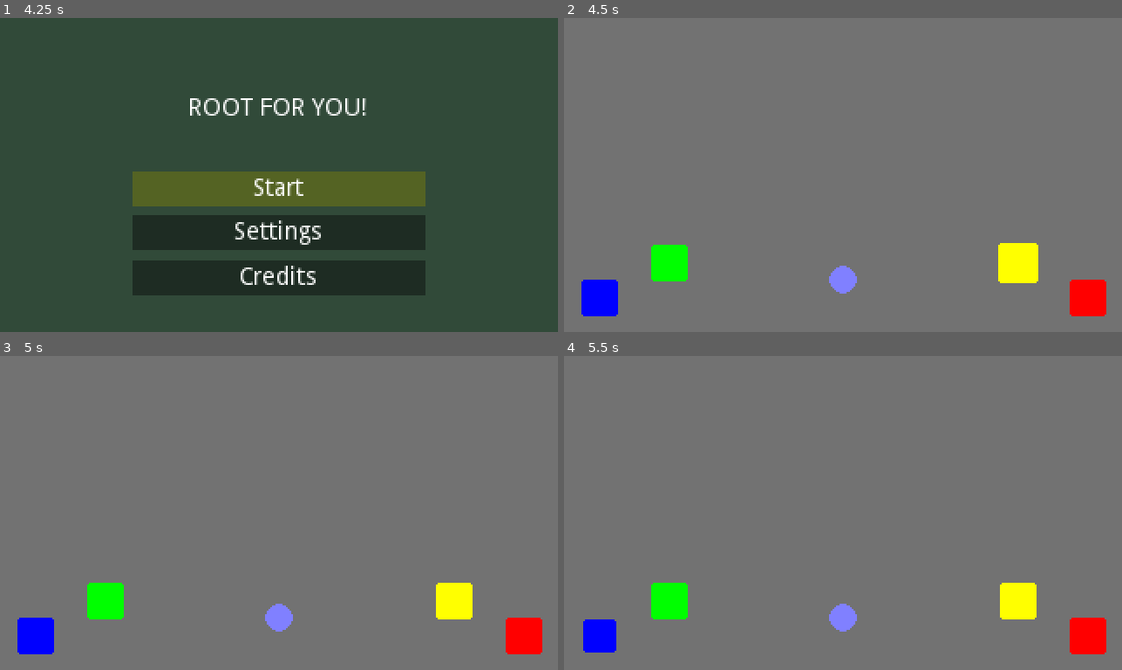
Above: before the commit, frames 1-4 (two rows, left to right).
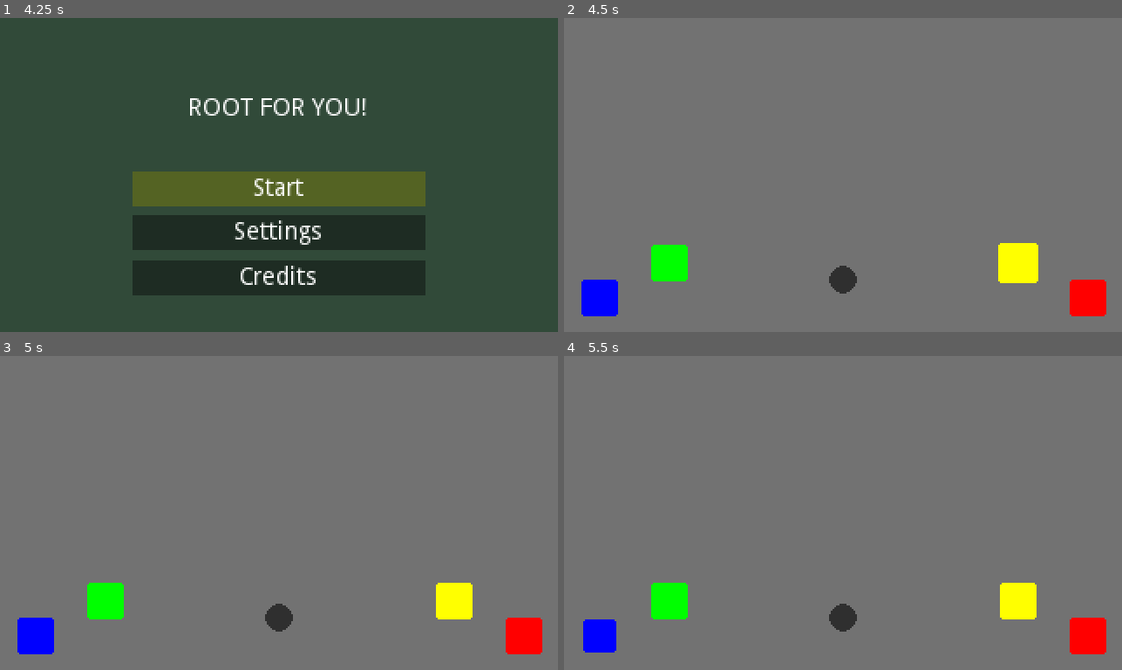
Above: after the commit, the same moments.

Repository: MTareqAzim/root-for-you
Game: Godot game, scene res://scenes/main_scenes/main_game.tscn
Same seed, same stepped clock (60 frames per second), same inputs: the game is played once before the commit and once after it. The engine's default icon, where the game draws it, is replaced by a stand-in: a white triangle on a blue panel in a dark square.
Inputs:
- Up to frame 1 (4.25 s): tap Enter (start) at 0.5, 1.25, 2 s; hold Right (ui_right) 0.53-1.28 s; tap L (attack) at 0.6, 3.05, 3.6 s; tap I (block) at 0.8, 1.35, 3.8 s; hold Backspace (back) 1.28-2.03 s; tap W (heal) at 1.55, 2.1 s; hold Right (ui_right) 2.03-2.78 s; tap A (magic) at 2.3, 2.85 s; hold Up (ui_up) 2.78-3.53 s; hold Left (ui_left) from 3.53 s (still down)
- Up to frame 2 (4.5 s): keep holding Left (ui_left); tap Enter (start) at 4.25 s; tap I (block) at 4.35 s
- Up to frame 3 (5 s): keep holding Left (ui_left); tap W (heal) at 4.55 s
- Up to frame 4 (5.5 s): release Left (ui_left) at 5.03 s; hold Backspace (back) from 5.03 s (still down); tap W (heal) at 5.1 s; tap A (magic) at 5.3 s

Frame 1 is identical in both runs. In frame 2, 0.3% of the frame differs, in the area x 47-53%, y 78-88%; in frame 3, 0.3%; in frame 4, 0.3%.

Commit message:
Set up palette switcher.

Diff:
--- a/assets/palettes.json
+++ b/assets/palettes.json
@@ -1,52 +1,52 @@
 [
     {
-        "heal": "#00ff00",
+        "beat": "#303030",
+		"heal": "#00ff00",
 		"block": "#ffff00",
 		"attack": "#ff0000",
 		"magic": "#0000ff",
 		"crowd": "#ff9900",
-		"beats": "#8080ff",
 		"player": "#5cda5c",
 		"villain": "#990000"
     },
     {
-        "heal": "#ffffff",
-        "block": "#ffffff",
-        "attack": "#ffffff",
-        "magic": "#ffffff",
-        "crowd": "#ffffff",
-        "beats": "#ffffff",
-        "player": "#ffffff",
-        "villain": "#ffffff"
+        "beat": "#303030",
+		"heal": "#00ff00",
+		"block": "#ffff00",
+		"attack": "#ff0000",
+		"magic": "#0000ff",
+		"crowd": "#ff9900",
+		"player": "#5cda5c",
+		"villain": "#990000"
     },
     {
-        "heal": "#ffffff",
-        "block": "#ffffff",
-        "attack": "#ffffff",
-        "magic": "#ffffff",
-        "crowd": "#ffffff",
-        "beats": "#ffffff",
-        "player": "#ffffff",
-        "villain": "#ffffff"
+        "beat": "#303030",
+		"heal": "#00ff00",
+		"block": "#ffff00",
+		"attack": "#ff0000",
+		"magic": "#0000ff",
+		"crowd": "#ff9900",
+		"player": "#5cda5c",
+		"villain": "#990000"
     },
     {
-        "heal": "#ffffff",
-        "block": "#ffffff",
-        "attack": "#ffffff",
-        "magic": "#ffffff",
-        "crowd": "#ffffff",
-        "beats": "#ffffff",
-        "player": "#ffffff",
-        "villain": "#ffffff"
+        "beat": "#303030",
+		"heal": "#00ff00",
+		"block": "#ffff00",
+		"attack": "#ff0000",
+		"magic": "#0000ff",
+		"crowd": "#ff9900",
+		"player": "#5cda5c",
+		"villain": "#990000"
     },
     {
-        "heal": "#ffffff",
-        "block": "#ffffff",
-        "attack": "#ffffff",
-        "magic": "#ffffff",
-        "crowd": "#ffffff",
-        "beats": "#ffffff",
-        "player": "#ffffff",
-        "villain": "#ffffff"
+        "beat": "#303030",
+		"heal": "#00ff00",
+		"block": "#ffff00",
+		"attack": "#ff0000",
+		"magic": "#0000ff",
+		"crowd": "#ff9900",
+		"player": "#5cda5c",
+		"villain": "#990000"
     }
 ]
--- /dev/null
+++ b/scenes/helper_scenes/palette_preview.tscn
@@ -0,0 +1,191 @@
+[gd_scene load_steps=17 format=2]
+
+[ext_resource path="res://scenes/ui_scenes/palette_icon.tscn" type="PackedScene" id=1]
+[ext_resource path="res://shaders/palette_swapper.gdshader" type="Shader" id=2]
+[ext_resource path="res://assets/art/icons/beat-small.png" type="Texture" id=3]
+[ext_resource path="res://assets/art/icons/placeholder-small.png" type="Texture" id=4]
+[ext_resource path="res://assets/art/icons/character-small.png" type="Texture" id=5]
+[ext_resource path="res://scripts/palette_preview.gd" type="Script" id=6]
+
+[sub_resource type="ShaderMaterial" id=1]
+resource_local_to_scene = true
+shader = ExtResource( 2 )
+shader_param/base_color = Color( 1, 1, 1, 1 )
+
+[sub_resource type="StyleBoxEmpty" id=9]
+
+[sub_resource type="ShaderMaterial" id=2]
+resource_local_to_scene = true
+shader = ExtResource( 2 )
+shader_param/base_color = Color( 1, 1, 1, 1 )
+
+[sub_resource type="ShaderMaterial" id=3]
+resource_local_to_scene = true
+shader = ExtResource( 2 )
+shader_param/base_color = Color( 1, 1, 1, 1 )
+
+[sub_resource type="ShaderMaterial" id=4]
+resource_local_to_scene = true
+shader = ExtResource( 2 )
+shader_param/base_color = Color( 1, 1, 1, 1 )
+
+[sub_resource type="ShaderMaterial" id=5]
+resource_local_to_scene = true
+shader = ExtResource( 2 )
+shader_param/base_color = Color( 1, 1, 1, 1 )
+
+[sub_resource type="StyleBoxEmpty" id=10]
+
+[sub_resource type="ShaderMaterial" id=6]
+resource_local_to_scene = true
+shader = ExtResource( 2 )
+shader_param/base_color = Color( 1, 1, 1, 1 )
+
+[sub_resource type="ShaderMaterial" id=7]
+resource_local_to_scene = true
+shader = ExtResource( 2 )
+shader_param/base_color = Color( 1, 1, 1, 1 )
+
+[sub_resource type="ShaderMaterial" id=8]
+resource_local_to_scene = true
+shader = ExtResource( 2 )
+shader_param/base_color = Color( 1, 1, 1, 1 )
+
+[node name="PalettePreview" type="Control"]
+anchor_left = 0.5
+anchor_top = 0.5
+anchor_right = 0.5
+anchor_bottom = 0.5
+margin_left = -140.0
+margin_top = -9.5
+margin_right = 140.0
+margin_bottom = 9.5
+rect_min_size = Vector2( 280, 19 )
+size_flags_horizontal = 3
+size_flags_vertical = 6
+script = ExtResource( 6 )
+
+[node name="HBC" type="HBoxContainer" parent="."]
+anchor_right = 1.0
+anchor_bottom = 1.0
+size_flags_horizontal = 6
+size_flags_vertical = 6
+alignment = 1
+
+[node name="Beats" parent="HBC" instance=ExtResource( 1 )]
+material = SubResource( 1 )
+anchor_left = 0.0
+anchor_top = 0.0
+anchor_right = 0.0
+anchor_bottom = 0.0
+margin_left = 56.0
+margin_top = 2.0
+margin_right = 70.0
+margin_bottom = 16.0
+texture = ExtResource( 3 )
+key = "beats"
+
+[node name="VS1" type="VSeparator" parent="HBC"]
+margin_left = 74.0
+margin_right = 84.0
+margin_bottom = 19.0
+custom_constants/separation = 10
+custom_styles/separator = SubResource( 9 )
+
+[node name="Magic" parent="HBC" instance=ExtResource( 1 )]
+material = SubResource( 2 )
+anchor_left = 0.0
+anchor_top = 0.0
+anchor_right = 0.0
+anchor_bottom = 0.0
+margin_left = 88.0
+margin_top = 2.0
+margin_right = 102.0
+margin_bottom = 16.0
+texture = ExtResource( 4 )
+key = "magic"
+
+[node name="Heal" parent="HBC" instance=ExtResource( 1 )]
+material = SubResource( 3 )
+anchor_left = 0.0
+anchor_top = 0.0
+anchor_right = 0.0
+anchor_bottom = 0.0
+margin_left = 106.0
+margin_top = 2.0
+margin_right = 120.0
+margin_bottom = 16.0
+texture = ExtResource( 4 )
+key = "heal"
+
+[node name="Block" parent="HBC" instance=ExtResource( 1 )]
+material = SubResource( 4 )
+anchor_left = 0.0
+anchor_top = 0.0
+anchor_right = 0.0
+anchor_bottom = 0.0
+margin_left = 124.0
+margin_top = 2.0
+margin_right = 138.0
+margin_bottom = 16.0
+texture = ExtResource( 4 )
+key = "block"
+
+[node name="Attack" parent="HBC" instance=ExtResource( 1 )]
+material = SubResource( 5 )
+anchor_left = 0.0
+anchor_top = 0.0
+anchor_right = 0.0
+anchor_bottom = 0.0
+margin_left = 142.0
+margin_top = 2.0
+margin_right = 156.0
+margin_bottom = 16.0
+texture = ExtResource( 4 )
+key = "attack"
+
+[node name="VS2" type="VSeparator" parent="HBC"]
+margin_left = 160.0
+margin_right = 170.0
+margin_bottom = 19.0
+custom_constants/separation = 10
+custom_styles/separator = SubResource( 10 )
+
+[node name="Crowd" parent="HBC" instance=ExtResource( 1 )]
+material = SubResource( 6 )
+anchor_left = 0.0
+anchor_top = 0.0
+anchor_right = 0.0
+anchor_bottom = 0.0
+margin_left = 174.0
+margin_top = 2.0
+margin_right = 188.0
+margin_bottom = 16.0
+texture = ExtResource( 5 )
+key = "crowd"
+
+[node name="Player" parent="HBC" instance=ExtResource( 1 )]
+material = SubResource( 7 )
+anchor_left = 0.0
+anchor_top = 0.0
+anchor_right = 0.0
+anchor_bottom = 0.0
+margin_left = 192.0
+margin_top = 2.0
+margin_right = 206.0
+margin_bottom = 16.0
+texture = ExtResource( 5 )
+key = "player"
+
+[node name="Villain" parent="HBC" instance=ExtResource( 1 )]
+material = SubResource( 8 )
+anchor_left = 0.0
+anchor_top = 0.0
+anchor_right = 0.0
+anchor_bottom = 0.0
+margin_left = 210.0
+margin_top = 2.0
+margin_right = 224.0
+margin_bottom = 16.0
+texture = ExtResource( 5 )
+key = "villain"
--- a/scenes/menu_scenes/settings_menu.tscn
+++ b/scenes/menu_scenes/settings_menu.tscn
@@ -1,8 +1,11 @@
-[gd_scene load_steps=4 format=2]
+[gd_scene load_steps=7 format=2]
 
 [ext_resource path="res://scripts/settings_menu.gd" type="Script" id=1]
 [ext_resource path="res://assets/art/volume_symbol.png" type="Texture" id=2]
 [ext_resource path="res://assets/sounds/regular_wah.wav" type="AudioStream" id=3]
+[ext_resource path="res://scenes/helper_scenes/palette_preview.tscn" type="PackedScene" id=4]
+[ext_resource path="res://assets/art/left_arrow.png" type="Texture" id=5]
+[ext_resource path="res://assets/art/right_arrow.png" type="Texture" id=6]
 
 [node name="SettingsMenu" type="Control"]
 anchor_right = 1.0
@@ -19,24 +22,28 @@
 anchor_right = 1.0
 anchor_bottom = 1.0
 margin_left = 20.0
-margin_top = 5.0
+margin_top = 6.0
 margin_right = -20.0
-margin_bottom = -5.0
+margin_bottom = -6.0
+size_flags_horizontal = 3
+size_flags_vertical = 3
+custom_constants/separation = 0
 
 [node name="ButtonLayout" type="Label" parent="VBoxContainer"]
-margin_right = 280.0
-margin_bottom = 14.0
+margin_top = 1.0
+margin_right = 280.0
+margin_bottom = 15.0
 size_flags_horizontal = 3
 size_flags_vertical = 6
 text = "Button Layout"
 valign = 1
 
 [node name="ButtonLayoutOptions" type="HBoxContainer" parent="VBoxContainer"]
-margin_top = 18.0
-margin_right = 280.0
-margin_bottom = 32.0
-size_flags_horizontal = 3
-size_flags_vertical = 3
+margin_top = 17.0
+margin_right = 280.0
+margin_bottom = 31.0
+size_flags_horizontal = 3
+size_flags_vertical = 6
 
 [node name="Corners" type="Label" parent="VBoxContainer/ButtonLayoutOptions"]
 margin_right = 90.0
@@ -86,50 +93,81 @@
 color = Color( 0, 0, 0, 0.392157 )
 
 [node name="Palettes" type="Label" parent="VBoxContainer"]
-margin_top = 36.0
-margin_right = 280.0
-margin_bottom = 50.0
+margin_top = 34.0
+margin_right = 280.0
+margin_bottom = 48.0
 size_flags_horizontal = 3
 size_flags_vertical = 6
 text = "Palettes"
 
-[node name="Placeholder" type="Label" parent="VBoxContainer"]
-margin_top = 54.0
+[node name="PalettePreview" parent="VBoxContainer" instance=ExtResource( 4 )]
+anchor_left = 0.0
+anchor_top = 0.0
+anchor_right = 0.0
+anchor_bottom = 0.0
+margin_left = 0.0
+margin_top = 49.0
 margin_right = 280.0
 margin_bottom = 68.0
-size_flags_horizontal = 3
-size_flags_vertical = 6
-text = "< Placeholder >"
-align = 1
-valign = 1
-
-[node name="BG" type="ColorRect" parent="VBoxContainer/Placeholder"]
-show_behind_parent = true
-anchor_right = 1.0
-anchor_bottom = 1.0
-color = Color( 0, 0, 0, 0.392157 )
+
+[node name="BG" type="ColorRect" parent="VBoxContainer/PalettePreview"]
+show_behind_parent = true
+anchor_right = 1.0
+anchor_bottom = 1.0
+color = Color( 0, 0, 0, 0.392157 )
+
+[node name="LeftArrow" type="TextureRect" parent="VBoxContainer/PalettePreview"]
+modulate = Color( 1, 1, 1, 0.705882 )
+anchor_top = 0.5
+anchor_bottom = 0.5
+margin_left = 5.0
+margin_top = -7.0
+margin_right = 14.0
+margin_bottom = 7.0
+grow_horizontal = 2
+grow_vertical = 2
+size_flags_horizontal = 3
+size_flags_vertical = 3
+texture = ExtResource( 5 )
+
+[node name="RightArrow" type="TextureRect" parent="VBoxContainer/PalettePreview"]
+modulate = Color( 1, 1, 1, 0.705882 )
+anchor_left = 1.0
+anchor_top = 0.5
+anchor_right = 1.0
+anchor_bottom = 0.5
+margin_left = -14.0
+margin_top = -7.0
+margin_right = -5.0
+margin_bottom = 7.0
+grow_horizontal = 2
+grow_vertical = 2
+size_flags_horizontal = 3
+size_flags_vertical = 3
+texture = ExtResource( 6 )
 
 [node name="Sounds" type="Label" parent="VBoxContainer"]
-margin_top = 72.0
-margin_right = 280.0
-margin_bottom = 86.0
+margin_top = 69.0
+margin_right = 280.0
+margin_bottom = 83.0
 size_flags_horizontal = 3
 size_flags_vertical = 6
 text = "Sounds"
 
 [node name="Master" type="Label" parent="VBoxContainer"]
-margin_top = 90.0
-margin_right = 280.0
-margin_bottom = 104.0
-size_flags_horizontal = 3
-size_flags_vertical = 6
-text = "< Master >"
+margin_top = 86.0
+margin_right = 280.0
+margin_bottom = 100.0
+size_flags_horizontal = 3
+size_flags_vertical = 6
+text = "Master"
 align = 1
 valign = 1
 
 [node name="VolSymbol" type="TextureRect" parent="VBoxContainer/Master"]
 modulate = Color( 1, 1, 1, 0.705882 )
 anchor_bottom = 1.0
+margin_left = 3.0
 margin_right = 14.0
 texture = ExtResource( 2 )
 
@@ -142,16 +180,19 @@
 color = Color( 0, 0, 0, 0.392157 )
 
 [node name="Beats" type="Label" parent="VBoxContainer"]
-margin_top = 108.0
-margin_right = 280.0
-margin_bottom = 122.0
-text = "< Beats >"
+margin_top = 102.0
+margin_right = 280.0
+margin_bottom = 116.0
+size_flags_horizontal = 3
+size_flags_vertical = 6
+text = "Beats"
 align = 1
 valign = 1
 
 [node name="VolSymbol" type="TextureRect" parent="VBoxContainer/Beats"]
 modulate = Color( 1, 1, 1, 0.705882 )
 anchor_bottom = 1.0
+margin_left = 3.0
 margin_right = 14.0
 texture = ExtResource( 2 )
 
@@ -164,18 +205,19 @@
 color = Color( 0, 0, 0, 0.392157 )
 
 [node name="Crowd" type="Label" parent="VBoxContainer"]
-margin_top = 126.0
-margin_right = 280.0
-margin_bottom = 140.0
-size_flags_horizontal = 3
-size_flags_vertical = 6
-text = "< Crowd >"
+margin_top = 119.0
+margin_right = 280.0
+margin_bottom = 133.0
+size_flags_horizontal = 3
+size_flags_vertical = 6
+text = "Crowd"
 align = 1
 valign = 1
 
 [node name="VolSymbol" type="TextureRect" parent="VBoxContainer/Crowd"]
 modulate = Color( 1, 1, 1, 0.705882 )
 anchor_bottom = 1.0
+margin_left = 3.0
 margin_right = 14.0
 texture = ExtResource( 2 )
 
@@ -188,18 +230,19 @@
 color = Color( 0, 0, 0, 0.392157 )
 
 [node name="Characters" type="Label" parent="VBoxContainer"]
-margin_top = 144.0
-margin_right = 280.0
-margin_bottom = 158.0
-size_flags_horizontal = 3
-size_flags_vertical = 6
-text = "< Characters >"
+margin_top = 135.0
+margin_right = 280.0
+margin_bottom = 149.0
+size_flags_horizontal = 3
+size_flags_vertical = 6
+text = "Characters"
 align = 1
 valign = 1
 
 [node name="VolSymbol" type="TextureRect" parent="VBoxContainer/Characters"]
 modulate = Color( 1, 1, 1, 0.705882 )
 anchor_bottom = 1.0
+margin_left = 3.0
 margin_right = 14.0
 texture = ExtResource( 2 )
 
@@ -212,9 +255,11 @@
 color = Color( 0, 0, 0, 0.392157 )
 
 [node name="Exit" type="Label" parent="VBoxContainer"]
-margin_top = 162.0
-margin_right = 280.0
-margin_bottom = 176.0
+margin_top = 152.0
+margin_right = 280.0
+margin_bottom = 166.0
+size_flags_horizontal = 3
+size_flags_vertical = 6
 text = "Save and Exit"
 align = 1
 valign = 1
--- a/scenes/splash_scenes/fff_splash.tscn
+++ b/scenes/splash_scenes/fff_splash.tscn
@@ -1,6 +1,6 @@
 [gd_scene load_steps=3 format=2]
 
-[ext_resource path="res://scripts/godot_splash.gd" type="Script" id=1]
+[ext_resource path="res://scripts/splash_screen.gd" type="Script" id=1]
 [ext_resource path="res://assets/art/logos/fff_logo.png" type="Texture" id=2]
 
 [node name="FFFSplash" type="Control"]
--- a/scenes/splash_scenes/godot_splash.tscn
+++ b/scenes/splash_scenes/godot_splash.tscn
@@ -1,7 +1,7 @@
 [gd_scene load_steps=3 format=2]
 
 [ext_resource path="res://assets/art/logos/godot_logo_vertical.svg" type="Texture" id=1]
-[ext_resource path="res://scripts/godot_splash.gd" type="Script" id=2]
+[ext_resource path="res://scripts/splash_screen.gd" type="Script" id=2]
 
 [node name="GodotSplash" type="Control"]
 anchor_right = 1.0
--- /dev/null
+++ b/scenes/ui_scenes/palette_icon.tscn
@@ -0,0 +1,25 @@
+[gd_scene load_steps=4 format=2]
+
+[ext_resource path="res://scripts/palette_icon.gd" type="Script" id=1]
+[ext_resource path="res://shaders/palette_swapper.gdshader" type="Shader" id=2]
+
+[sub_resource type="ShaderMaterial" id=1]
+resource_local_to_scene = true
+shader = ExtResource( 2 )
+shader_param/base_color = Color( 1, 1, 1, 1 )
+
+[node name="PaletteIcon" type="TextureRect"]
+material = SubResource( 1 )
+anchor_left = 0.5
+anchor_top = 0.5
+anchor_right = 0.5
+anchor_bottom = 0.5
+margin_left = -160.0
+margin_top = -90.0
+margin_right = 160.0
+margin_bottom = 90.0
+grow_horizontal = 2
+grow_vertical = 2
+size_flags_horizontal = 12
+size_flags_vertical = 6
+script = ExtResource( 1 )
--- a/scripts/autoloads/settings.gd
+++ b/scripts/autoloads/settings.gd
@@ -7,18 +7,18 @@
 var palette : int = 0
 var volume : Array = [100, 100, 100, 100]
 
-const default_color : Color = Color("#303030")
+const default_color : Color = Color("#ffffff")
 
 var palettes : Array = [
 	{
+		"beat": "#303030",
 		"heal": "#00ff00",
 		"block": "#ffff00",
 		"attack": "#ff0000",
 		"magic": "#0000ff",
 		"crowd": "#ff9900",
-		"beats": "#8080ff",
 		"player": "#5cda5c",
-		"villain": "#990000",
+		"villain": "#990000"
 	}
 ]
 
--- a/scripts/beat_keeper.gd
+++ b/scripts/beat_keeper.gd
@@ -21,7 +21,7 @@
 
 func _ready() -> void:
 	$BeatDisplay.material.set_shader_param("base_color",
-			Settings.get_color_from_key("beats"))
+			Settings.get_color_from_key("beat"))
 
 
 func _process(delta: float) -> void:
--- a/scripts/cheer_recorder.gd
+++ b/scripts/cheer_recorder.gd
@@ -73,6 +73,7 @@
 	if total_beats > max_beats:
 		emit_signal("end_recording")
 		stop_recording()
+		return
 
 	if not _skip_next_beat:
 		var beat_record = CheerRecord.new()
--- a/scripts/credits_menu.gd
+++ b/scripts/credits_menu.gd
@@ -4,7 +4,8 @@
 
 
 func _ready():
-	get_viewport().call_deferred("preload_scene", main_menu)
+	if get_viewport().has_method("preload_scene"):
+		get_viewport().call_deferred("preload_scene", main_menu)
 
 
 func _input(event):
--- a/scripts/main_menu.gd
+++ b/scripts/main_menu.gd
@@ -18,7 +18,8 @@
 
 func _ready():
 	_set_bg()
-	get_viewport().call_deferred("preload_scene", next_scenes[Options.START])
+	if get_viewport().has_method("preload_scene"):
+		get_viewport().call_deferred("preload_scene", next_scenes[Options.START])
 
 
 func _input(event):
--- /dev/null
+++ b/scripts/palette_icon.gd
@@ -0,0 +1,12 @@
+extends TextureRect
+
+export(String) var key
+
+
+func _ready():
+	refresh_color()
+
+
+func refresh_color():
+	var color = Settings.get_color_from_key(key)
+	material.set_shader_param("base_color", color)
--- /dev/null
+++ b/scripts/palette_preview.gd
@@ -0,0 +1,9 @@
+extends Control
+
+onready var hbc = $HBC
+
+
+func refresh_preview() -> void:
+	for child in hbc.get_children():
+		if child.has_method("refresh_color"):
+			child.call("refresh_color")
--- a/scripts/settings_menu.gd
+++ b/scripts/settings_menu.gd
@@ -5,7 +5,9 @@
 enum Options {LAYOUT, PALETTES, MASTER, BEATS, CROWD, CHARACTERS, EXIT}
 enum Layout {CORNERS, TRIGGERS, FACE}
 
-onready var current_option : int = Options.LAYOUT
+var current_option : int = Options.LAYOUT
+
+onready var palette_preview = $VBoxContainer/PalettePreview
 
 onready var layout_bgs : Array = [
 	$VBoxContainer/ButtonLayoutOptions/Corners/BG,
@@ -13,7 +15,7 @@
 	$VBoxContainer/ButtonLayoutOptions/Face/BG
 ]
 
-onready var palette_bg : ColorRect = $VBoxContainer/Placeholder/BG
+onready var palette_bg : ColorRect = $VBoxContainer/PalettePreview/BG
 onready var exit_bg : ColorRect = $VBoxContainer/Exit/BG
 
 onready var sounds_bg : Array = [
@@ -31,13 +33,14 @@
 ]
 
 const hover_color : Color = Color("648a8a00")
-const selected_color : Color = Color("648a0000")
+const selected_color : Color = Color("f08f0000")
 const base_color : Color = Color("64000000")
 
 
 func _ready() -> void:
 	_set_bgs()
-	get_viewport().call_deferred("preload_scene", main_menu)
+	if get_viewport().has_method("preload_scene"):
+		get_viewport().call_deferred("preload_scene", main_menu)
 
 
 func _input(event) -> void:
@@ -60,7 +63,8 @@
 				Settings.layout = posmod((Settings.layout + horizontal), Settings.Layout.size())
 				layout_bgs[Settings.layout].color = hover_color
 			Options.PALETTES:
-				pass
+				Settings.palette = posmod(Settings.palette + horizontal, Settings.palettes.size())
+				palette_preview.refresh_preview()
 			Options.MASTER, Options.BEATS, Options.CROWD, Options.CHARACTERS:
 				var index = current_option - 2
 				Settings.volume[index] += horizontal * 5
--- a/scripts/godot_splash.gd
+++ b/scripts/splash_screen.gd
@@ -33,7 +33,8 @@
 
 
 func _preload_scene() -> void:
-	get_viewport().preload_scene(scene_to_preload)
+	if get_viewport().has_method("preload_scene"):
+		get_viewport().preload_scene(scene_to_preload)
 	_set_up_and_start_tween()
 
 
Binary file added: assets/art/icons/beat-small.png
Binary file added: assets/art/icons/character-small.png
Binary file added: assets/art/icons/placeholder-small.png
Binary file added: assets/art/left_arrow.png
Binary file added: assets/art/right_arrow.png
